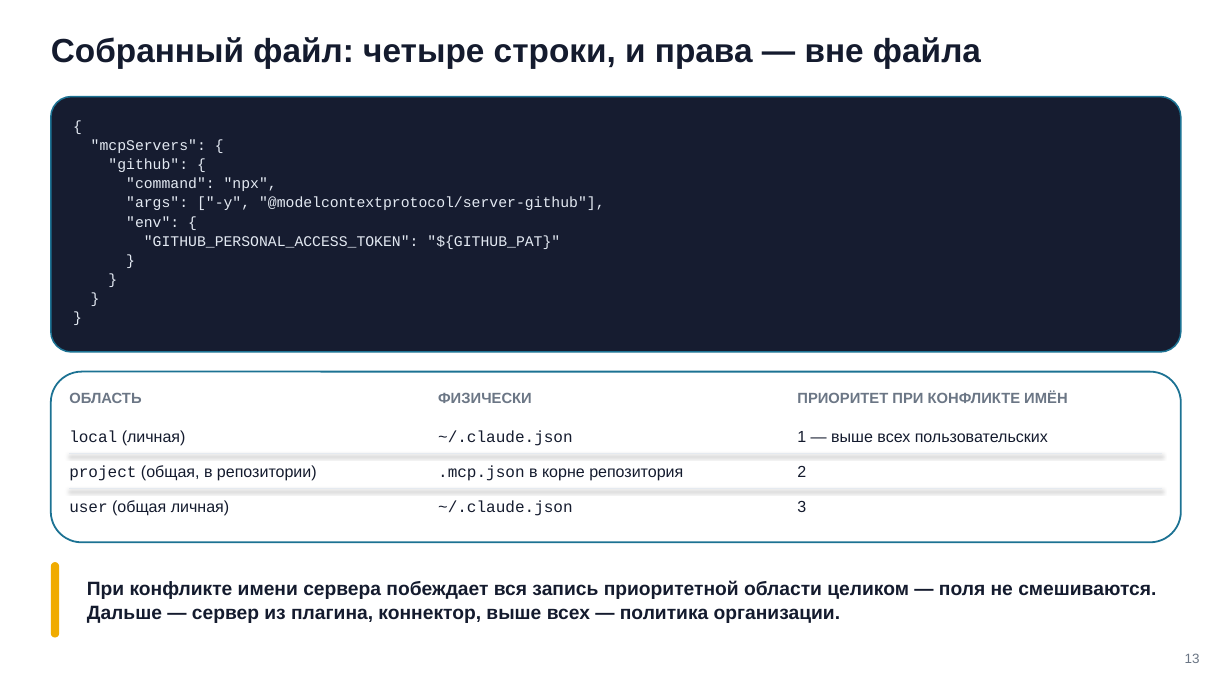
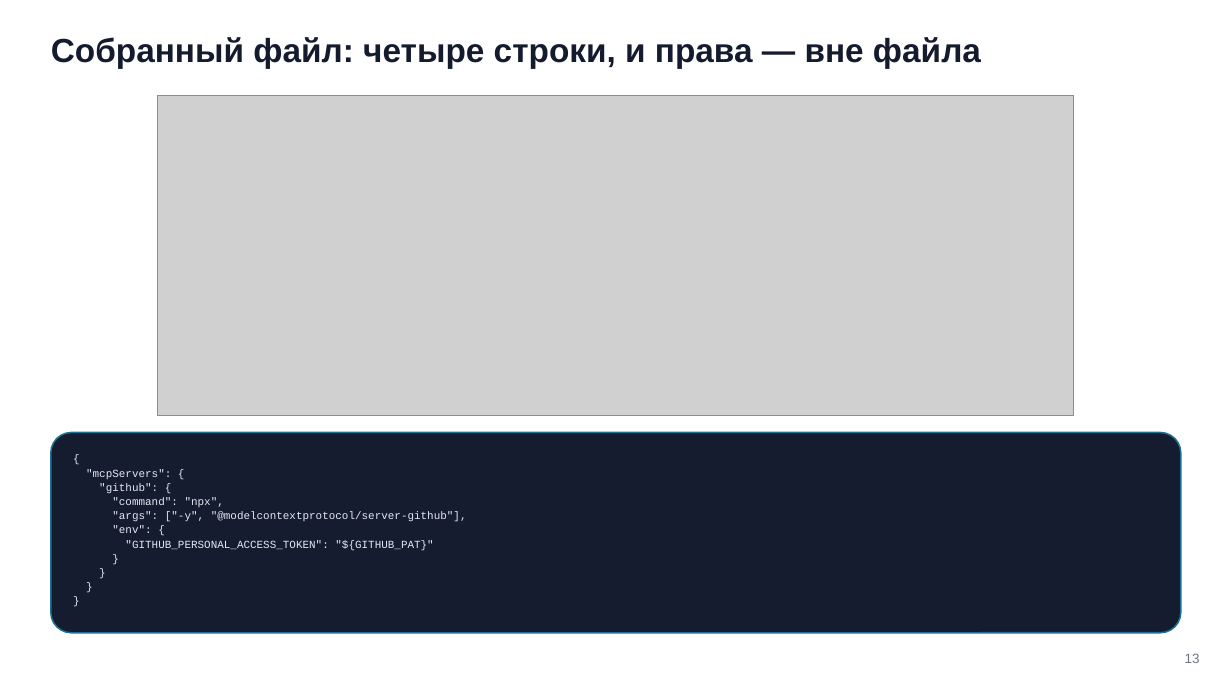
Before and after one commit to tellina-study/AI-usage-lessons, a slide deck: slide 13 of library/seminars/sem-06/rendered/sem-06.pptx. Drawn at 1232x693 pixels with LibreOffice and Linux fonts; fonts in the diff are those of the drawing; grey boxes stand for pictures. Boxes give left, top, right and bottom in pixels: in the first picture for what was removed or moved away, otherwise in the second. Text is boxed around its words. In the diff, an @@ line names an element or a change of style, - is before the commit and + after.

```diff
--- a/library/seminars/sem-06/rendered/sem-06.pptx
+++ b/library/seminars/sem-06/rendered/sem-06.pptx
@@ rounded rectangle removed at (51,97,1181,352) @@
@@ picture added at (158,95,1074,416) @@
@@ text removed at (69,392,141,403) @@
-ОБЛАСТЬ
@@ text removed at (438,393,532,403) @@
-ФИЗИЧЕСКИ
@@ text removed at (797,391,1067,403) @@
-ПРИОРИТЕТ ПРИ КОНФЛИКТЕ ИМЁН
@@ rounded rectangle: place and size @@
-rounded rectangle at (51,372,1181,543)
+rounded rectangle at (51,433,1181,633)
@@ rounded rectangle at (51,433,1181,633): fill #FFFFFF to #161C30; outline #1C7293 1.4 pt to #1C7293 1.2 pt; proportions changed @@
@@ text removed at (69,430,186,446) @@
-local (личная)
@@ text removed at (438,430,573,446) @@
-~/.claude.json
@@ text removed at (797,431,1048,442) @@
-1 — выше всех пользовательских
@@ line removed from (69, 454) to (1163, 454) @@
@@ text removed at (69,465,317,481) @@
-project (общая, в репозитории)
@@ text "{": place and size @@
-text "{" at (91,139,605,249)
+text "{" at (86,469,467,551)
@@ text "{" at (86,469,467,551): size 11.5 to 8.5 pt; line spacing 14.9pt to 11.1pt @@
@@ text removed at (438,465,683,481) @@
-.mcp.json в корне репозитория
@@ text removed at (797,466,806,477) @@
-2
@@ line removed from (69, 489) to (1163, 489) @@
@@ text removed at (69,500,229,516) @@
-user (общая личная)
@@ text removed at (438,500,573,516) @@
-~/.claude.json
@@ text removed at (797,501,806,512) @@
-3
@@ rounded rectangle removed at (51,562,59,638) @@
@@ text removed at (87,581,1156,623) @@
-При конфликте имени сервера побеждает вся запись приоритетной области целиком — поля не смешиваются. Дальше — сервер из плагина, коннектор, выше всех — политика организации.
```
Also in this commit, not shown: 19 other slides changed, 24 other files.
